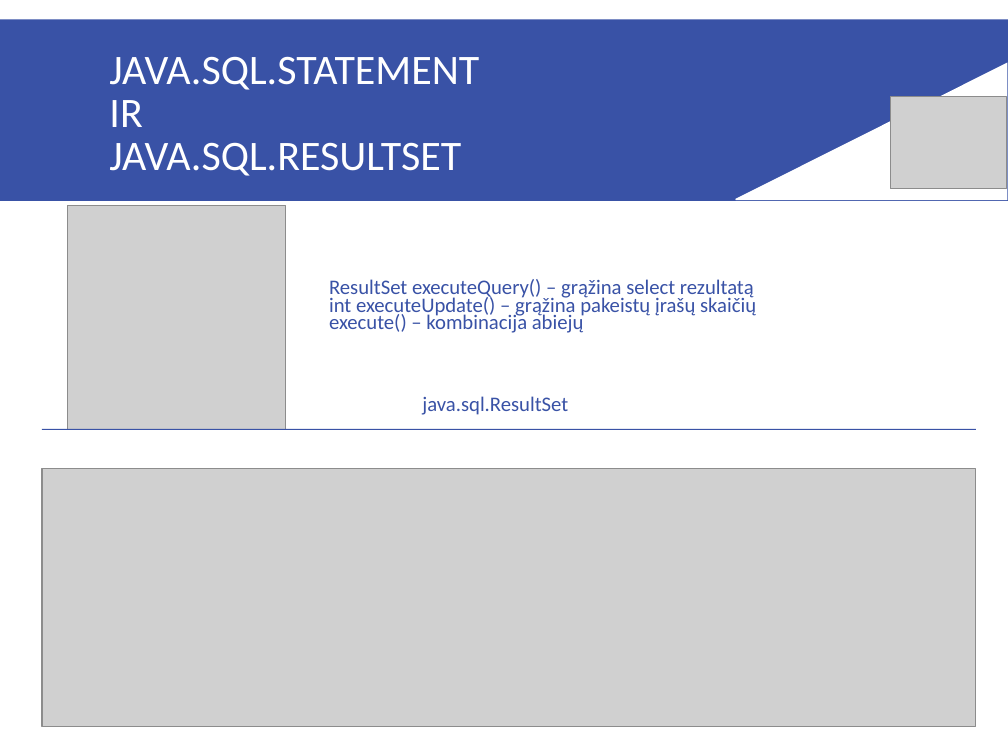
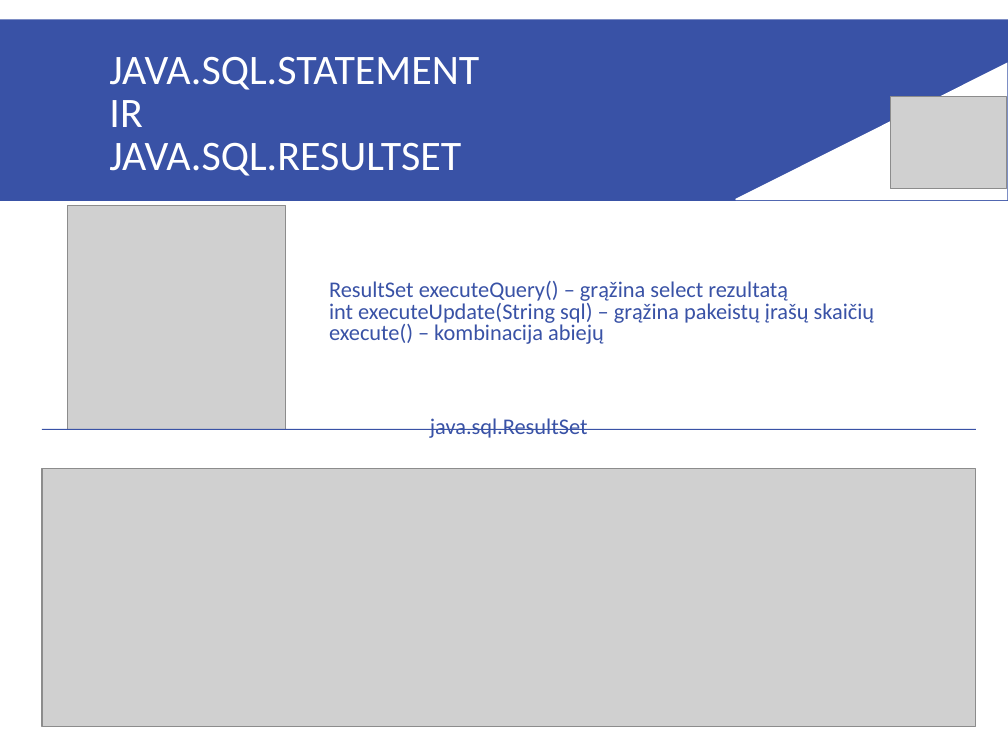
Before and after one commit to raimis-vcs/2016.09.26, a slide deck: slide 7 of paskaituSkaidres/9paskaita-sql.ppt (slide 6 before the commit). Drawn at 1008x756 pixels with LibreOffice and Linux fonts; fonts in the diff are those of the drawing; grey boxes stand for pictures. Boxes give left, top, right and bottom in pixels: in the first picture for what was removed or moved away, otherwise in the second. Text is boxed around its words. In the diff, an @@ line names an element or a change of style, - is before the commit and + after.

```diff
--- a/paskaituSkaidres/9paskaita-sql.ppt
+++ b/paskaituSkaidres/9paskaita-sql.ppt
@@ text at bbox=[329, 281, 875, 344]: text changed; size 14.8 to 16 pt @@
-ResultSet executeQuery() – grąžina select rezultatą
-int executeUpdate() – grąžina pakeistų įrašų skaičių
-execute() – kombinacija abiejų
+ResultSet executeQuery() – grąžina select rezultatą
+int executeUpdate(String sql) – grąžina pakeistų įrašų skaičių
+execute() – kombinacija abiejų
@@ text at bbox=[430, 418, 588, 438]: size 14.8 to 16 pt in "java.sql.ResultSet"; line spacing 0.7 to 0.8 @@
```
Also in this commit, not shown: 1 slide added, 3 other files.
